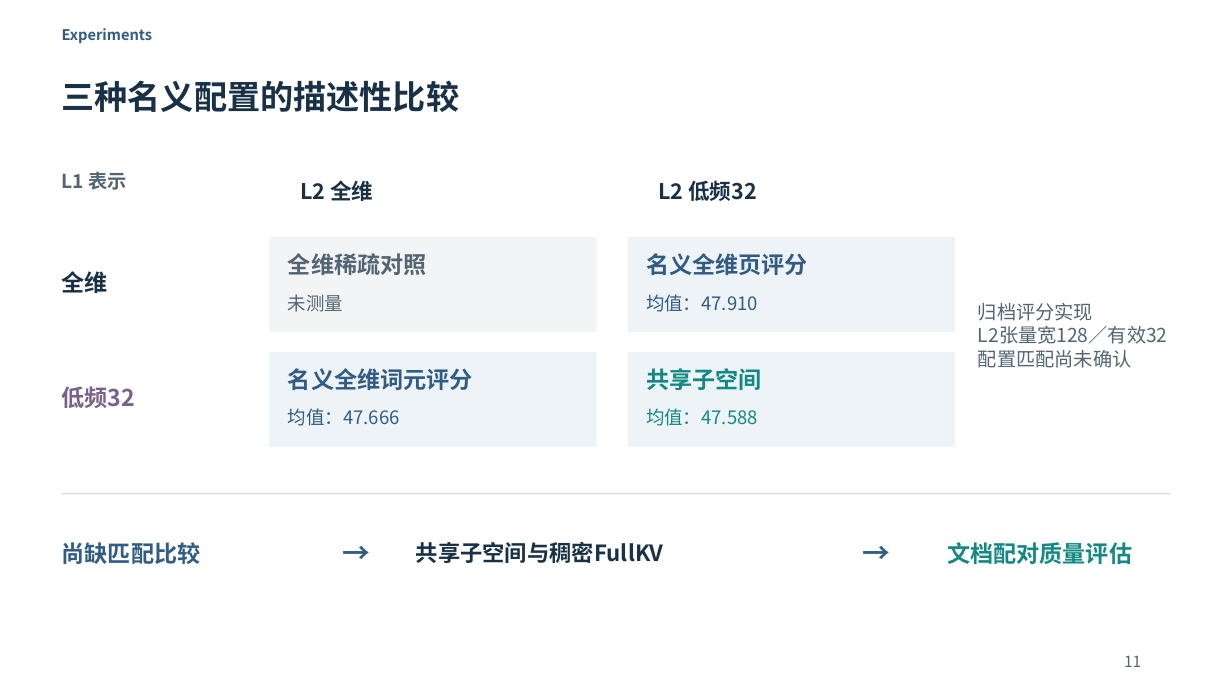
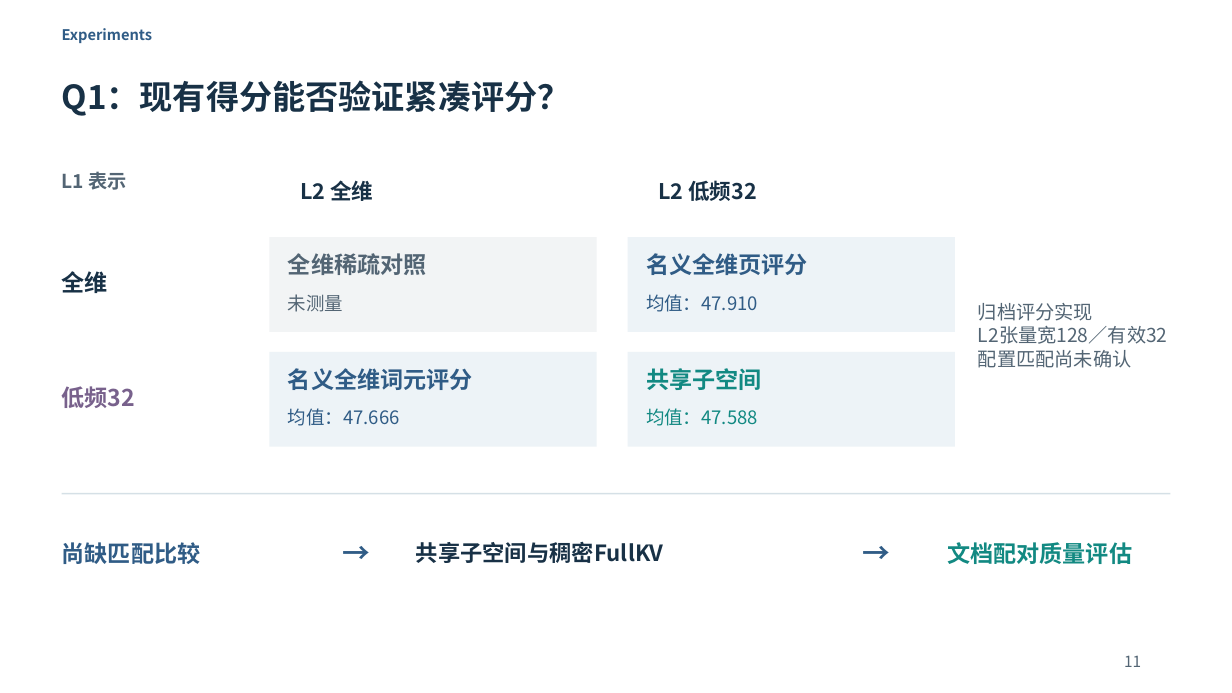
Before and after one commit to Chosen-David/two-level-attention, a slide deck: slide 11 of agent_doc/advice/dac_manuscript/presentation/TwoLevel_UserEdited_20261014.pptx. Drawn at 1232x693 pixels with LibreOffice and Linux fonts; fonts in the diff are those of the drawing. Boxes give left, top, right and bottom in pixels: in the first picture for what was removed or moved away, otherwise in the second. Text is boxed around its words. In the diff, an @@ line names an element or a change of style, - is before the commit and + after.

```diff
--- a/agent_doc/advice/dac_manuscript/presentation/TwoLevel_UserEdited_20261014.pptx
+++ b/agent_doc/advice/dac_manuscript/presentation/TwoLevel_UserEdited_20261014.pptx
@@ text at (62,80,571,116): text changed @@
-三种名义配置的描述性比较
+Q1：现有得分能否验证紧凑评分？
```
Also in this commit, not shown: 4 other slides changed, 13 other files.
